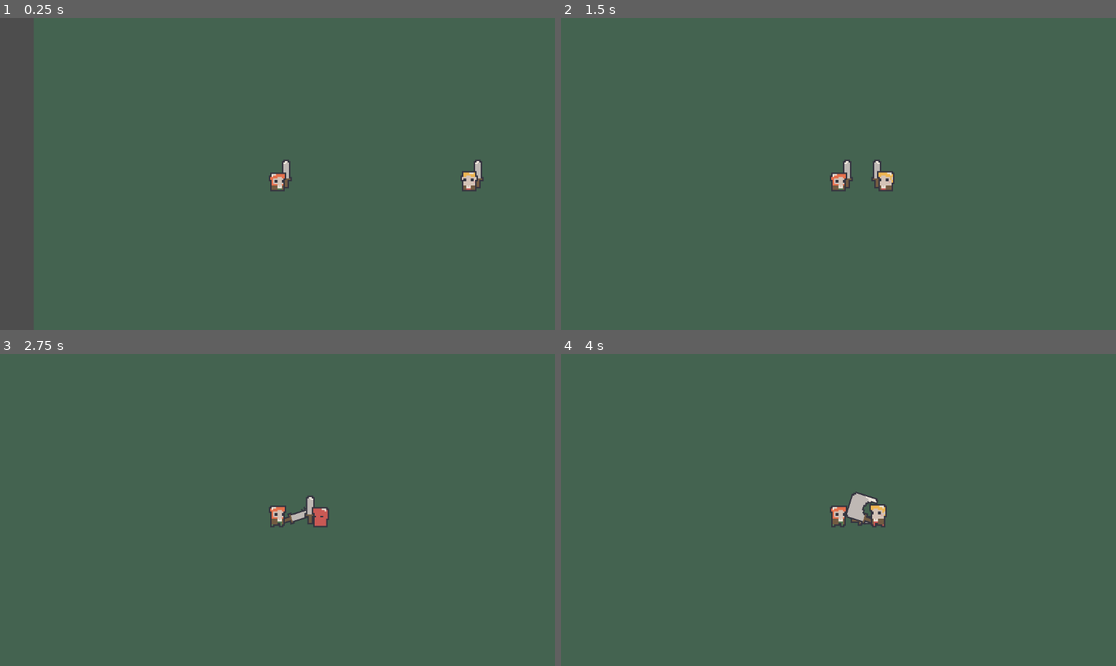
Above: before the commit, frames 1-4 (two rows, left to right).
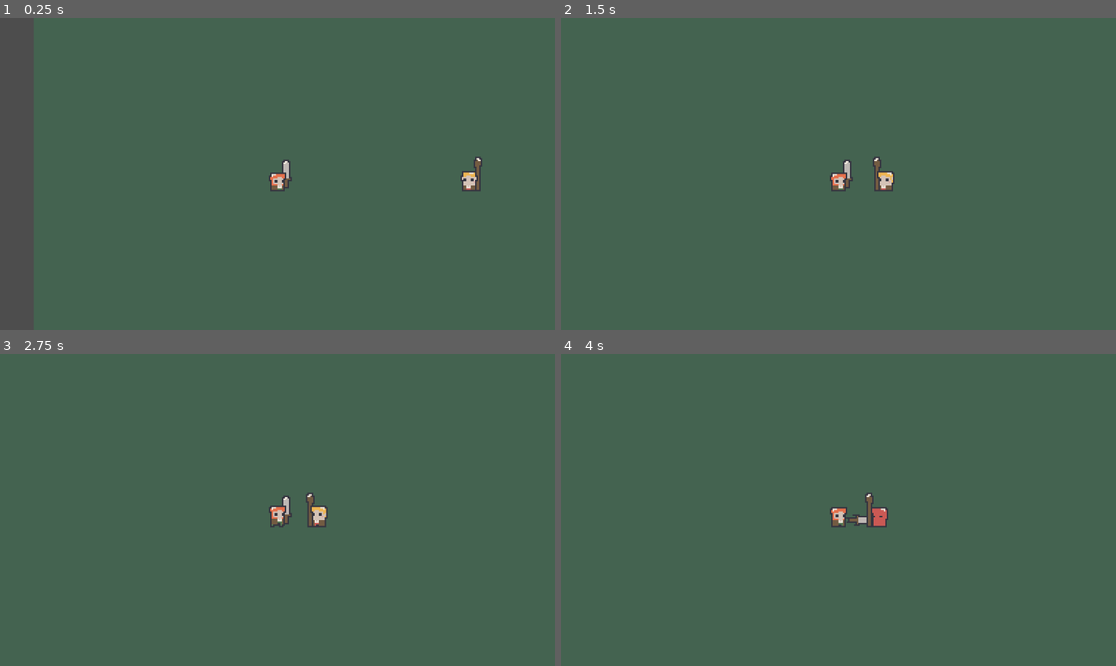
Above: after the commit, the same moments.

Repository: davidballester/godot-arena
Game: Godot game, scene res://scenes/example.tscn
The game is run twice, just before and just after one commit, with the same random seed, the same clock (stepped at 60 frames per second) and the same inputs.
Inputs:
- Up to frame 1 (0.25 s): no input
- Up to frame 2 (1.5 s): no input
- Up to frame 3 (2.75 s): no input
- Up to frame 4 (4 s): no input

The runs differ from the first frame. In frame 1, less than 0.1% of the frame differs, in the area x 85-88%, y 44-56%; in frame 2, less than 0.1%; in frame 3, 0.4%; in frame 4, 0.7%, in the area x 48-59%, y 44-56%.

Commit message:
Add staff

Diff:
--- /dev/null
+++ b/assets/weapon/staff_ [merlin].tres
@@ -0,0 +1,51 @@
+[gd_resource type="SpriteFrames" load_steps=7 format=3 uid="uid://cx253aqg1u4x2"]
+
+[ext_resource type="Texture2D" uid="uid://dglstv2bqcvea" path="res://assets/weapon/staff_ [merlin].png" id="1_ic1s7"]
+
+[sub_resource type="AtlasTexture" id="AtlasTexture_r4hit"]
+atlas = ExtResource("1_ic1s7")
+region = Rect2(0, 0, 32, 32)
+
+[sub_resource type="AtlasTexture" id="AtlasTexture_weqth"]
+atlas = ExtResource("1_ic1s7")
+region = Rect2(0, 32, 32, 32)
+
+[sub_resource type="AtlasTexture" id="AtlasTexture_oobq3"]
+atlas = ExtResource("1_ic1s7")
+region = Rect2(32, 32, 32, 32)
+
+[sub_resource type="AtlasTexture" id="AtlasTexture_poki2"]
+atlas = ExtResource("1_ic1s7")
+region = Rect2(64, 32, 32, 32)
+
+[sub_resource type="AtlasTexture" id="AtlasTexture_lccmp"]
+atlas = ExtResource("1_ic1s7")
+region = Rect2(96, 32, 32, 32)
+
+[resource]
+animations = [{
+"frames": [{
+"duration": 1.0,
+"texture": SubResource("AtlasTexture_r4hit")
+}],
+"loop": true,
+"name": &"idle",
+"speed": 10.0
+}, {
+"frames": [{
+"duration": 1.0,
+"texture": SubResource("AtlasTexture_weqth")
+}, {
+"duration": 1.0,
+"texture": SubResource("AtlasTexture_oobq3")
+}, {
+"duration": 1.0,
+"texture": SubResource("AtlasTexture_poki2")
+}, {
+"duration": 1.0,
+"texture": SubResource("AtlasTexture_lccmp")
+}],
+"loop": false,
+"name": &"swing",
+"speed": 10.0
+}]
--- a/controller/weapon/weapon_controller.gd
+++ b/controller/weapon/weapon_controller.gd
@@ -2,7 +2,8 @@
 class_name WeaponController
 
 enum WeaponType {
-	SWORD
+	SWORD,
+	STAFF
 }
 
 static func load_weapon_model(type: WeaponType) -> Weapon:
@@ -11,6 +12,8 @@
 	match type:
 		WeaponType.SWORD:
 			script = load("res://model/weapon/sword.gd")
+		WeaponType.STAFF:
+			script = load("res://model/weapon/staff.gd")
 	weapon_node.set_script(script)
 	return weapon_node
 
@@ -18,5 +21,11 @@
 	var weapon_view_node: WeaponView
 	match type:
 		WeaponType.SWORD:
-			weapon_view_node = load("res://view/weapon/sword/sword_view.tscn").instantiate()
+			weapon_view_node = load(
+				"res://view/weapon/sword/sword_view.tscn"
+			).instantiate()
+		WeaponType.STAFF:
+			weapon_view_node = load(
+				"res://view/weapon/staff/staff_view.tscn"
+			).instantiate()
 	return weapon_view_node
--- /dev/null
+++ b/model/weapon/staff.gd
@@ -0,0 +1,8 @@
+extends Weapon
+class_name Staff
+
+func _ready() -> void:
+	damage = MinMax.new()
+	damage.min_value = 1
+	damage.max_value = 1
+	attack_duration_s = 0.8
--- a/scenes/example.tscn
+++ b/scenes/example.tscn
@@ -47,9 +47,10 @@
 script = ExtResource("3_ny0b6")
 id = "barbarians"
 
-[node name="CombatantController" parent="Battle/BarbariansTeam" node_paths=PackedStringArray("team", "battle") instance=ExtResource("4_xha0t")]
+[node name="Alex" parent="Battle/BarbariansTeam" node_paths=PackedStringArray("team", "battle") instance=ExtResource("4_xha0t")]
 position = Vector2(150, 0)
 id = "alex1234"
 team = NodePath("..")
 battle = NodePath("../..")
 sprite_frames = ExtResource("11_07cwn")
+weapon_type = 1
--- /dev/null
+++ b/view/weapon/staff/staff_view.gd
@@ -0,0 +1,14 @@
+extends WeaponView
+class_name StaffView
+
+func _ready() -> void:
+	animated_sprite = %AnimatedSprite2D
+	super._ready()
+
+func attack() -> void:
+	animated_sprite.play("swing")
+	var tween: Tween = get_tree().create_tween()
+	tween.tween_property(animated_sprite, "rotation_degrees", 145, 0.1)
+	tween.tween_property(animated_sprite, "rotation_degrees", 0, 0.3)
+	await tween.finished
+	idle()
--- /dev/null
+++ b/view/weapon/staff/staff_view.tscn
@@ -0,0 +1,15 @@
+[gd_scene load_steps=3 format=3 uid="uid://cbr080568dqyo"]
+
+[ext_resource type="Script" path="res://view/weapon/staff/staff_view.gd" id="1_pdc0j"]
+[ext_resource type="SpriteFrames" uid="uid://cx253aqg1u4x2" path="res://assets/weapon/staff_ [merlin].tres" id="2_eyuo2"]
+
+[node name="StaffView" type="Node2D"]
+texture_filter = 1
+script = ExtResource("1_pdc0j")
+
+[node name="AnimatedSprite2D" type="AnimatedSprite2D" parent="."]
+unique_name_in_owner = true
+position = Vector2(0, 8)
+sprite_frames = ExtResource("2_eyuo2")
+animation = &"idle"
+offset = Vector2(0, -8)
Binary file added: assets/weapon/staff_ [merlin].png
Not shown, added: assets/weapon/staff_ [merlin].png.import
